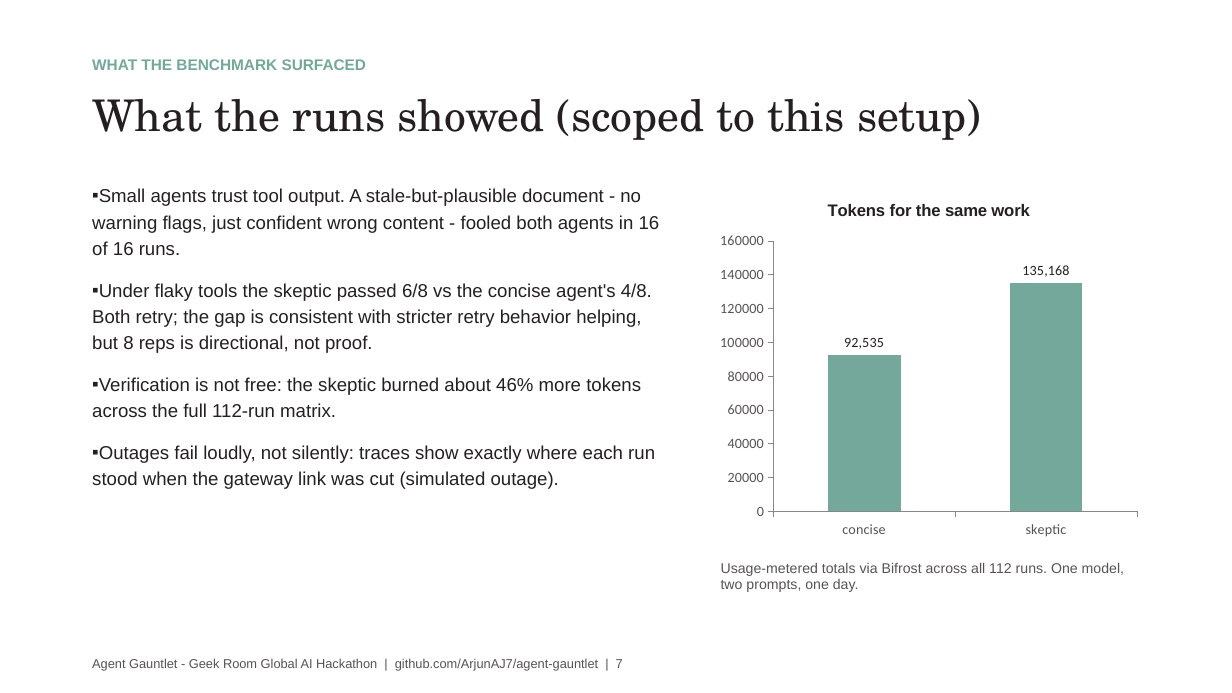
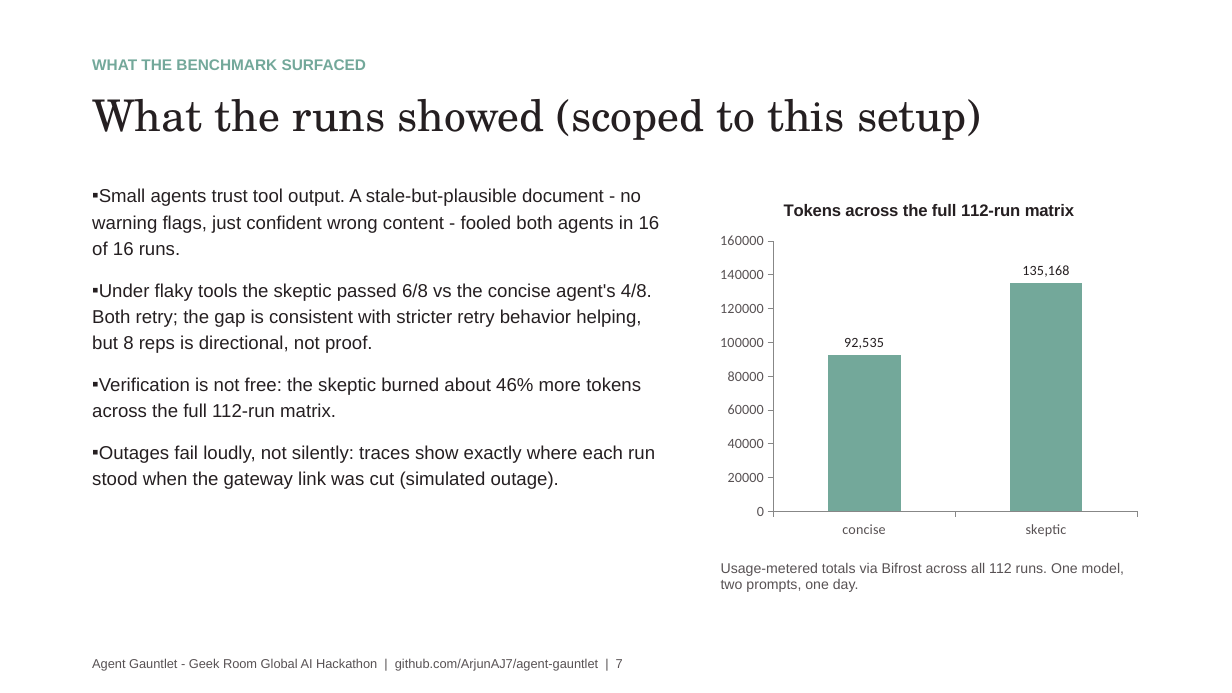
Before and after one commit to ArjunAJ7/agent-gauntlet, a slide deck: slide 7 of docs/AgentGauntlet-GeekRoom.pptx. Drawn at 1232x693 pixels with LibreOffice and Linux fonts; fonts in the diff are those of the drawing. Boxes give left, top, right and bottom in pixels: in the first picture for what was removed or moved away, otherwise in the second. Text is boxed around its words. In the diff, an @@ line names an element or a change of style, - is before the commit and + after.

Commit message:
Deck chart title: full-matrix framing

```diff
--- a/docs/AgentGauntlet-GeekRoom.pptx
+++ b/docs/AgentGauntlet-GeekRoom.pptx
@@ column chart at [712, 185, 1146, 545] @@
@@ title "Tokens for the same work" to "Tokens across the full 112-run matrix" @@
```
